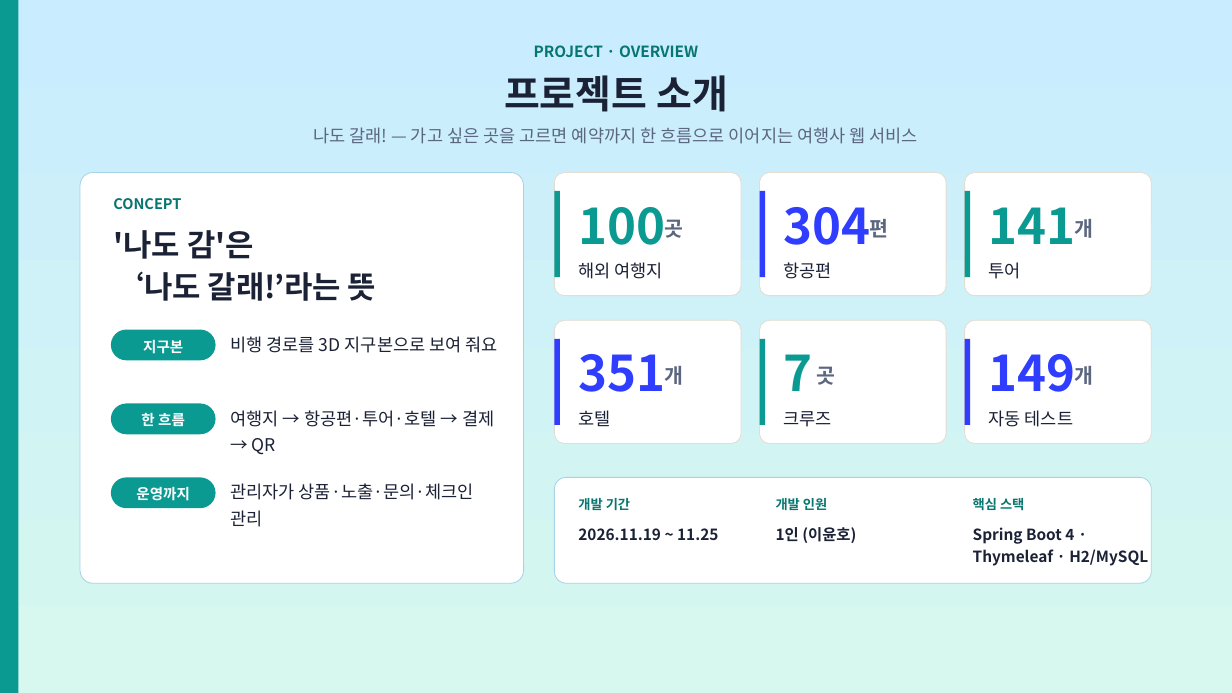
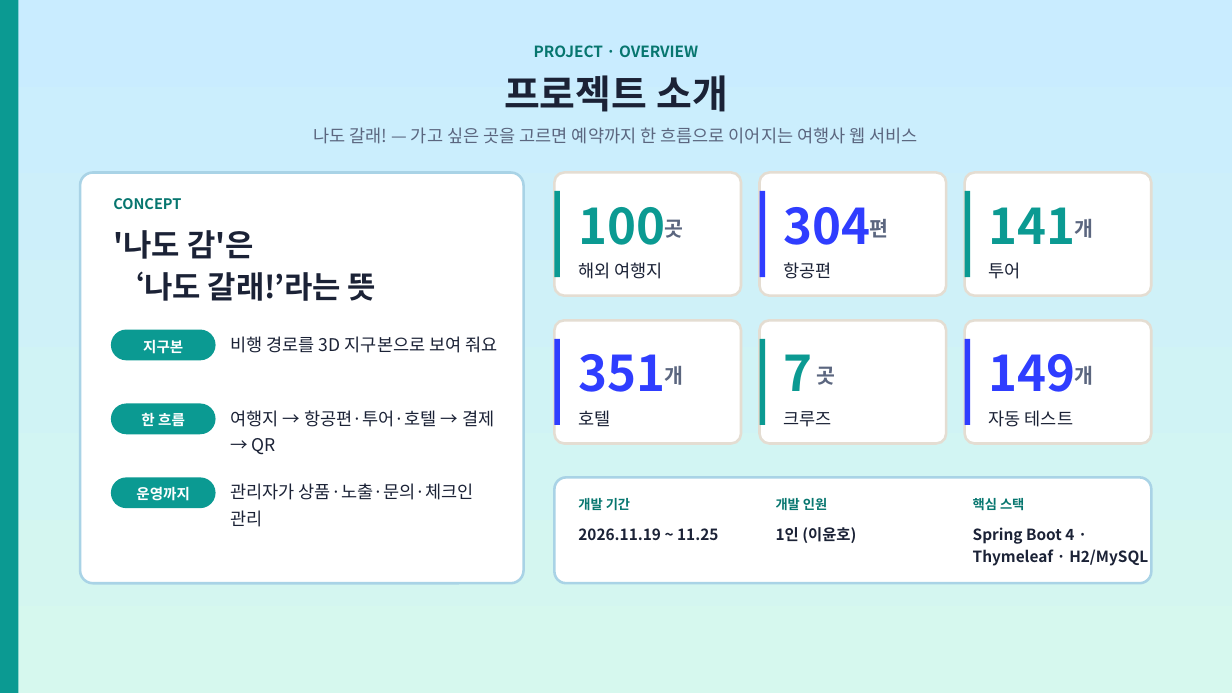
Before and after one commit to ho8566z/nado-gam_word, a slide deck: slide 4 of ppt_output/나도감_발표.pptx. Drawn at 1232x693 pixels with LibreOffice and Linux fonts; fonts in the diff are those of the drawing. Boxes give left, top, right and bottom in pixels: in the first picture for what was removed or moved away, otherwise in the second. Text is boxed around its words. In the diff, an @@ line names an element or a change of style, - is before the commit and + after.

```diff
--- a/ppt_output/나도감_발표.pptx
+++ b/ppt_output/나도감_발표.pptx
@@ rounded rectangle at box(80, 172, 524, 583): outline #A9D3E6 1 pt to #A9D3E6 3 pt @@
@@ outline #E4DDD2 1 pt to #E4DDD2 3 pt in 4 elements at box(554, 172, 741, 296), box(760, 172, 946, 296), box(554, 320, 741, 444), box(760, 320, 946, 444) @@
@@ rounded rectangle at box(554, 477, 1151, 583): outline #A9D3E6 1 pt to #A9D3E6 3 pt @@
```
Also in this commit, not shown: 27 other slides changed, 1 other file.
